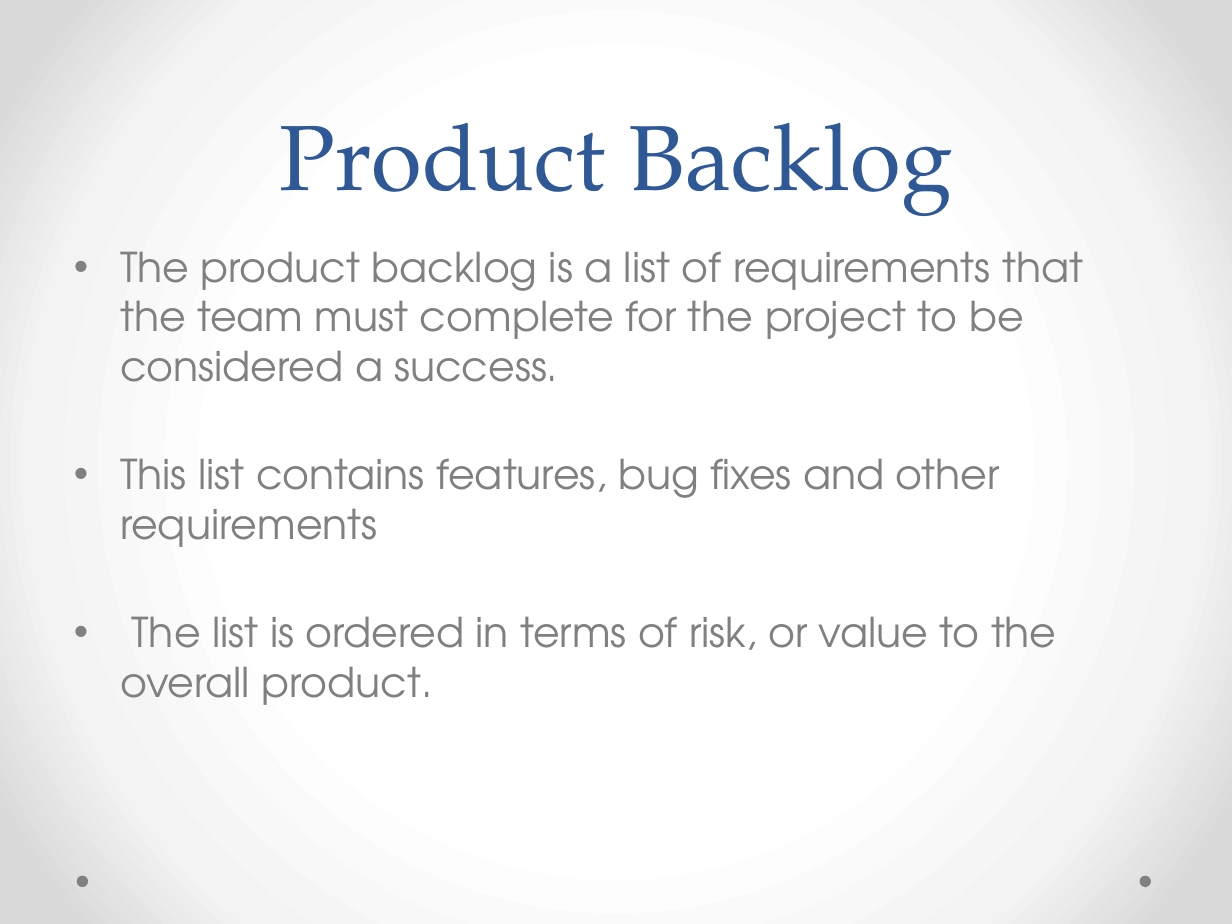
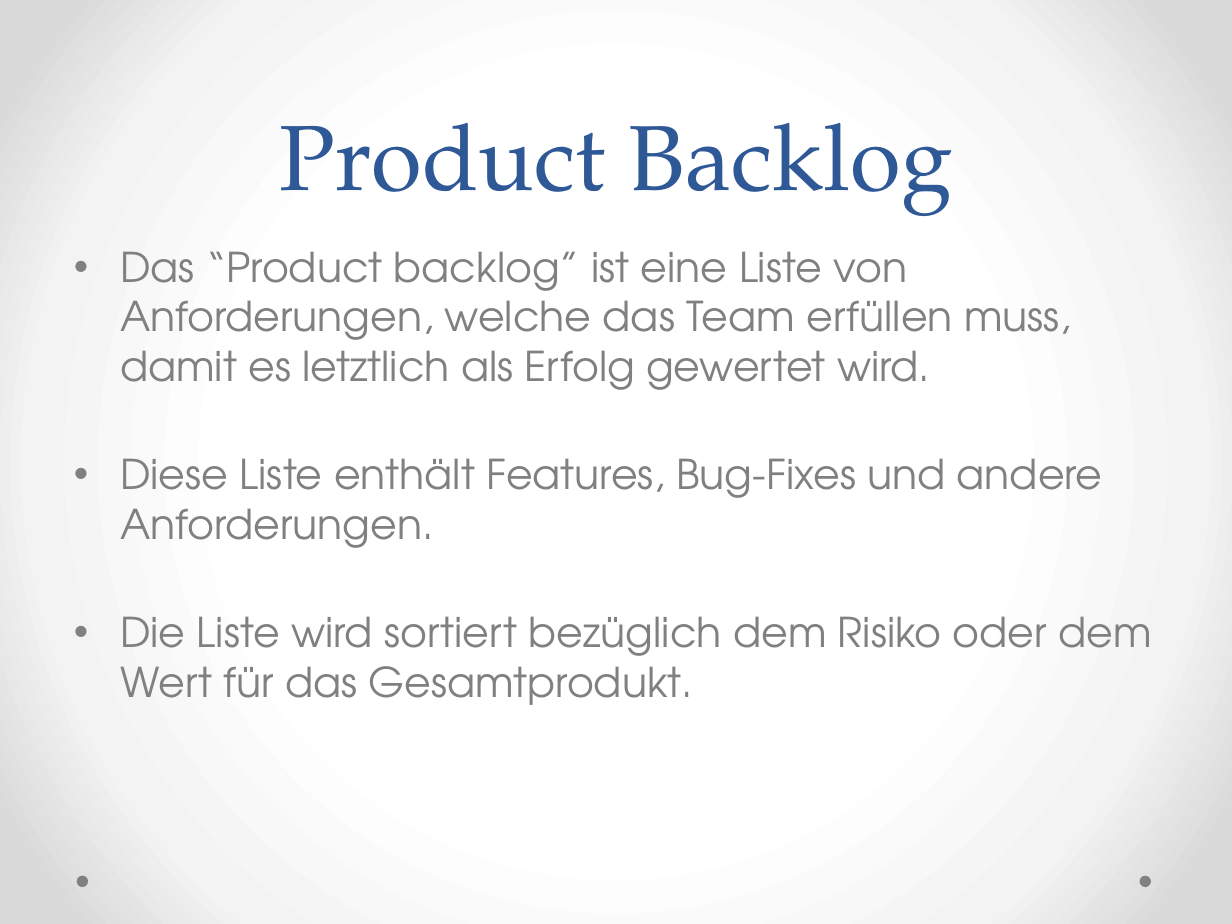
Before and after one commit to Medardus2004/ScrumPresentation, a slide deck: slide 12 of Scrum.pptx (slide 9 before the commit). Drawn at 1232x924 pixels with LibreOffice and Linux fonts; fonts in the diff are those of the drawing. Boxes give left, top, right and bottom in pixels: in the first picture for what was removed or moved away, otherwise in the second. Text is boxed around its words. In the diff, an @@ line names an element or a change of style, - is before the commit and + after.

```diff
--- a/Scrum.pptx
+++ b/Scrum.pptx
@@ text at [120,251,1151,705]: text changed @@
-• The product backlog is a list of requirements that the team must complete for the project to be considered a success.
-• This list contains features, bug fixes and other requirements
-• The list is ordered in terms of risk, or value to the overall product.
+• Das “Product backlog” ist eine Liste von Anforderungen, welche das Team erfüllen muss, damit es letztlich als Erfolg gewertet wird.
+• Diese Liste enthält Features, Bug-Fixes und andere Anforderungen.
+• Die Liste wird sortiert bezüglich dem Risiko oder dem Wert für das Gesamtprodukt.
```
Also in this commit, not shown: 7 other slides changed, 9 slides added, 1 slide removed, 6 other files.
